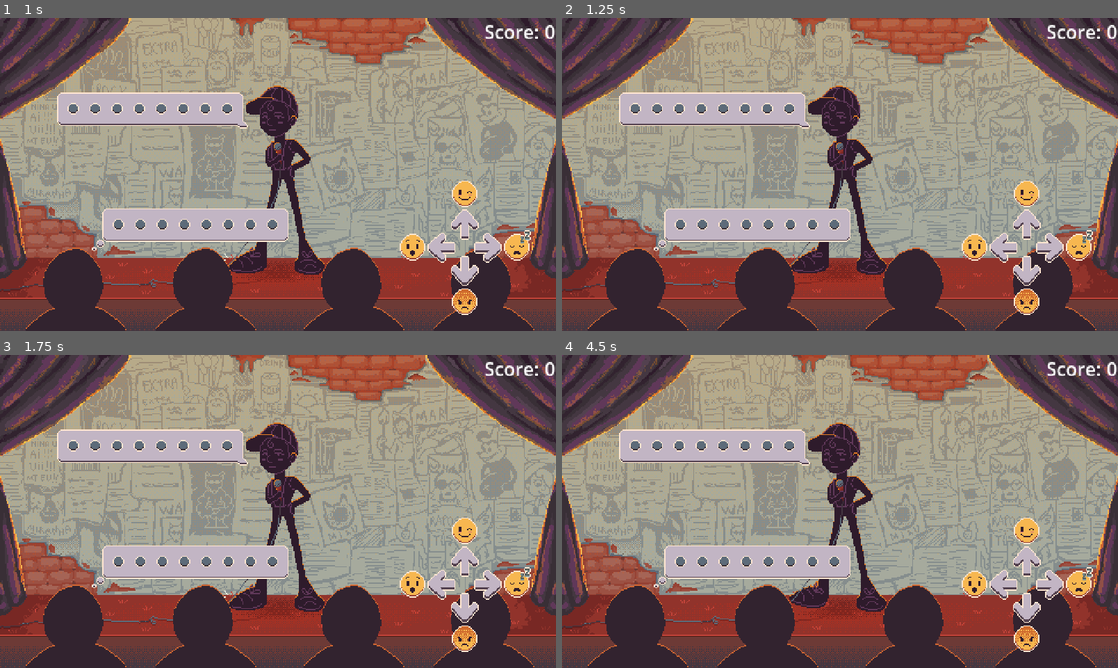
Above: before the commit, frames 1-4 (two rows, left to right).
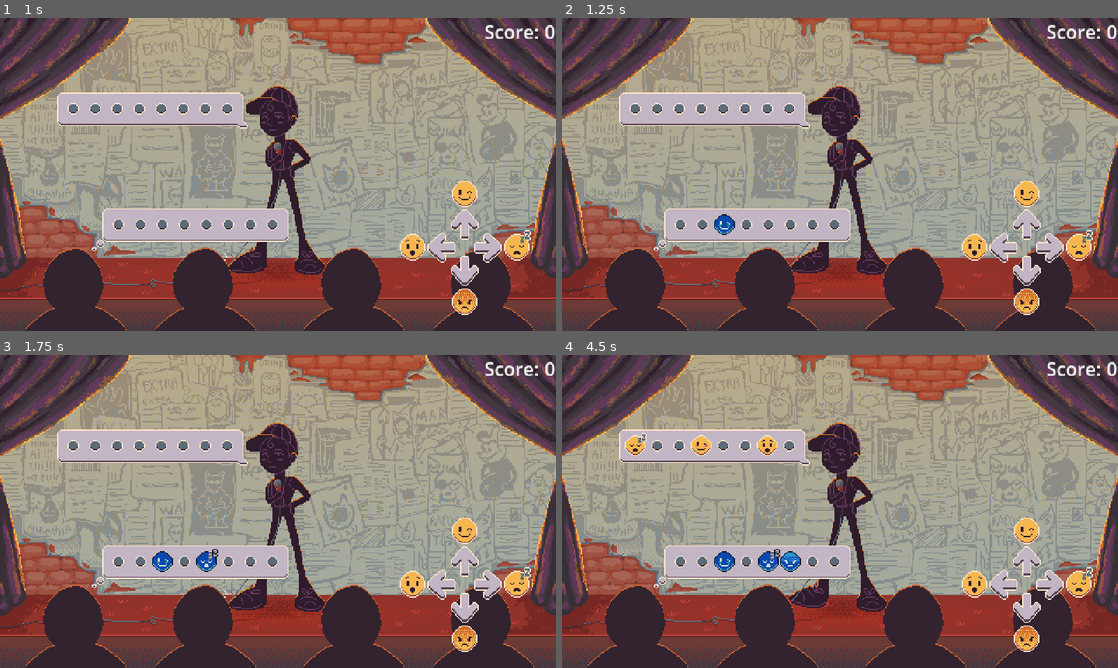
Above: after the commit, the same moments.

Repository: gdp-ufrj/raposo-standup
Game: Godot game, scene res://Scenes/MainMenu.tscn
Same seed, same stepped clock (60 frames per second), same inputs: the game is played once before the commit and once after it.
Inputs:
- Up to frame 1 (1 s): click "Start" at 0.5 s
- Up to frame 2 (1.25 s): no input
- Up to frame 3 (1.75 s): hold Right (RightEmoji) from 1.28 s (still down)
- Up to frame 4 (4.5 s): release Right (RightEmoji) at 2.03 s; hold Down (DownEmoji) 2.03-2.78 s; hold Right (RightEmoji) 2.78-3.53 s; hold Up (UpEmoji) 3.53-4.28 s; hold Left (LeftEmoji) from 4.28 s (still down)

Frame 1 is identical in both runs. In frame 2, 0.2% of the frame differs, in the area x 27-32%, y 62-70%; in frame 3, 0.4%; in frame 4, 1.1%, in the area x 11-43%, y 24-70%.

Commit message:
Imprime emojis na tela

Diff:
--- a/Scripts/Bubble.gd
+++ b/Scripts/Bubble.gd
@@ -18,6 +18,9 @@
 @export var inverse_arrow_sprite : Texture2D
 @export var empty_sprite : Texture2D
 
+var audience_emojis := [] #Array de Emojis Plateia
+var player_emojis := []   #Array de Emojis Jogador
+
 var direction_queue : Array
 var queue_index : int
 var input_hit : bool
@@ -29,7 +32,34 @@
 var last_beat_time : float
 var input_time : float
 
+func select_emoji_sprites():
+	audience_emojis.append($"../Bubble Audience/Emojis/Emoji 0")
+	audience_emojis.append($"../Bubble Audience/Emojis/Emoji 1")
+	audience_emojis.append($"../Bubble Audience/Emojis/Emoji 2")
+	audience_emojis.append($"../Bubble Audience/Emojis/Emoji 3")
+	audience_emojis.append($"../Bubble Audience/Emojis/Emoji 4")
+	audience_emojis.append($"../Bubble Audience/Emojis/Emoji 5")
+	audience_emojis.append($"../Bubble Audience/Emojis/Emoji 6")
+	audience_emojis.append($"../Bubble Audience/Emojis/Emoji 7")
+
+	player_emojis.append($"Emojis/Emoji 0")
+	player_emojis.append($"Emojis/Emoji 1")
+	player_emojis.append($"Emojis/Emoji 2")
+	player_emojis.append($"Emojis/Emoji 3")
+	player_emojis.append($"Emojis/Emoji 4")
+	player_emojis.append($"Emojis/Emoji 5")
+	player_emojis.append($"Emojis/Emoji 6")
+	player_emojis.append($"Emojis/Emoji 7")
+
+func reset_screen_emojis():
+	for emoji in audience_emojis:
+		emoji.frame = 0
+
+	for emoji in player_emojis:
+		emoji.frame = 0
+
 func _ready():
+	select_emoji_sprites()
 	new_time = beat_time
 	random.randomize()
 	generate_bubble()
@@ -52,6 +82,9 @@
 	# slides down the expected enum from opposite to normal
 	if current_queue != null: current_queue = current_queue % (Enums.Directions.size()/2)
 
+	if !input_hit:
+		player_emojis[queue_index].frame = direction + 1
+
 	if !input_hit and current_queue == direction:
 		#print("Acertou")
 		var diff : float = Time.get_ticks_msec() - last_beat_time
@@ -64,6 +97,7 @@
 
 
 func generate_random_sequence():
+	reset_screen_emojis()
 	direction_queue = []
 	var set_emoji : int = 0
 	for i in range(total_emoji):
@@ -104,8 +138,14 @@
 	# loses life if timeout occurs and player did not play
 	if bubble_active and (!input_hit and direction_queue[queue_index] != null):
 		life_lost.emit()
+	print(queue_index)
+	increment_index()
 
-	increment_index()
+	if !bubble_active and queue_index < total_emoji: #Imprime emojis na tela
+		if direction_queue[queue_index]:
+			audience_emojis[queue_index].frame = direction_queue[queue_index] + 1
+		else:
+			audience_emojis[queue_index].frame = 0
 
 	# controls the back and forth of audience and player
 	if queue_index == total_emoji:
